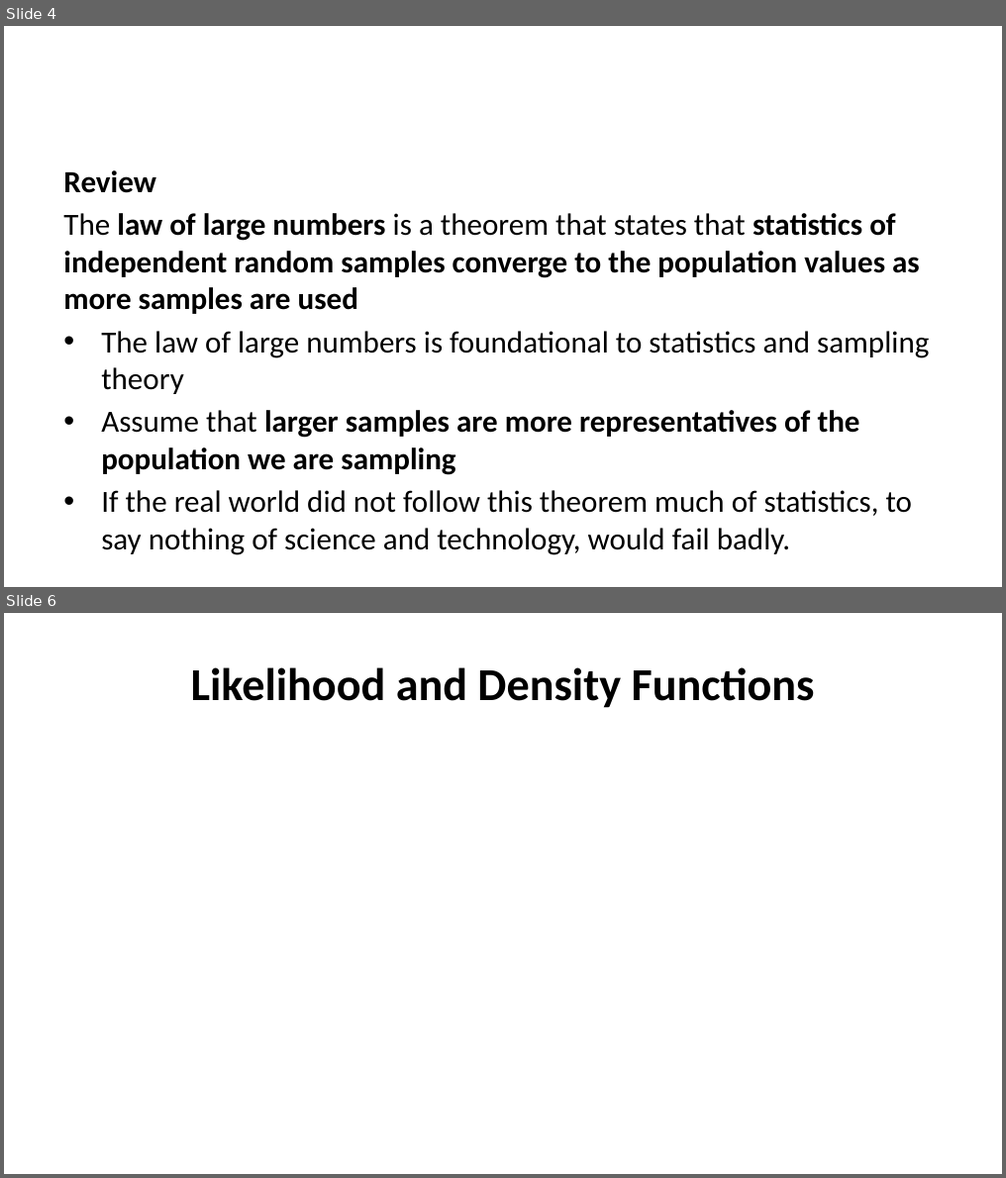
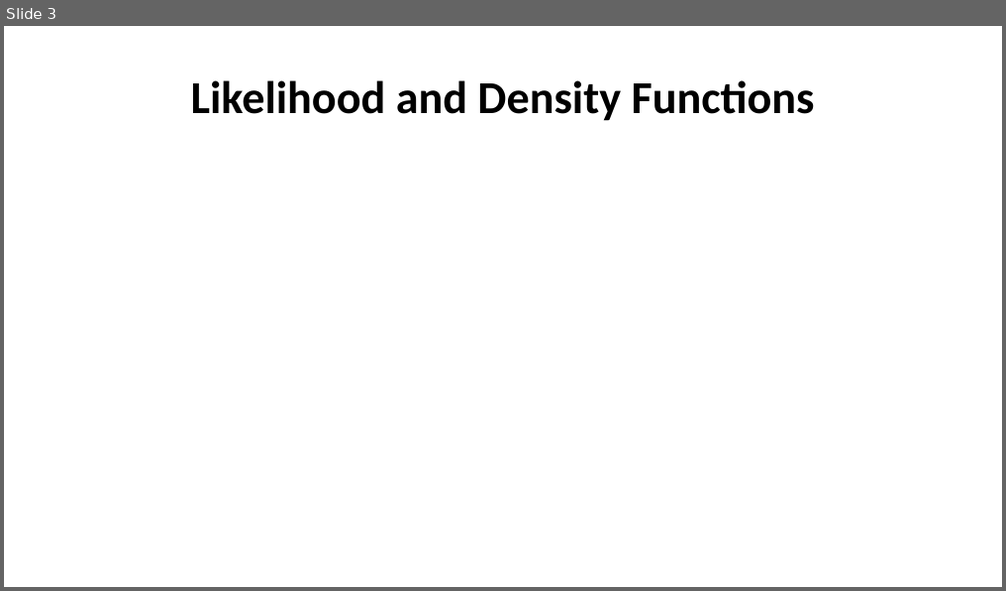
Before and after one commit to StephenElston/CSCI-E-83, a slide deck: LectureSlides/05_ParameterEstimationAndLikelihood.pptx. Shown one above the other, each under a label of ours: slides 4 and 6 before the commit, slide 3 after it; the slides between them are not shown. The pictures are 1006x1178 and 1006x591 pixels, drawn with LibreOffice and Linux fonts; fonts in the diff are those of the drawing; grey boxes stand for pictures. Boxes give left, top, right and bottom in pixels: in the first picture for what was removed or moved away, otherwise in the second. Text is boxed around its words. In the diff, an @@ line names an element or a change of style, - is before the commit and + after.

```diff
--- a/LectureSlides/05_ParameterEstimationAndLikelihood.pptx
+++ b/LectureSlides/05_ParameterEstimationAndLikelihood.pptx
@@ slide 4 removed at (4, 26, 1002, 587), background #FFFFFF @@
@@ text removed at (63, 171, 929, 556) @@
-Review
-The law of large numbers is a theorem that states that statistics of independent random samples converge to the population values as more samples are used
-• The law of large numbers is foundational to statistics and sampling theory
-• Assume that larger samples are more representatives of the population we are sampling
-• If the real world did not follow this theorem much of statistics, to say nothing of science and technology, would fail badly.
@@ what was slide 6 is now slide 3 @@
```
Also in this commit, not shown: 1 slide changed, 2 slides added, 3 other slides removed, 1 other file.
